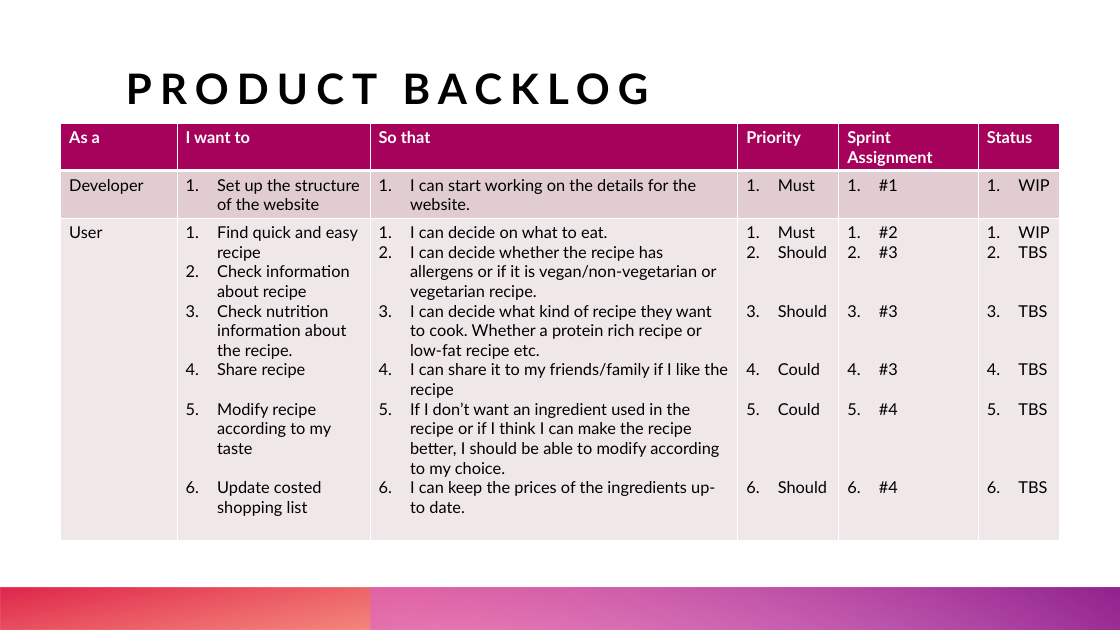
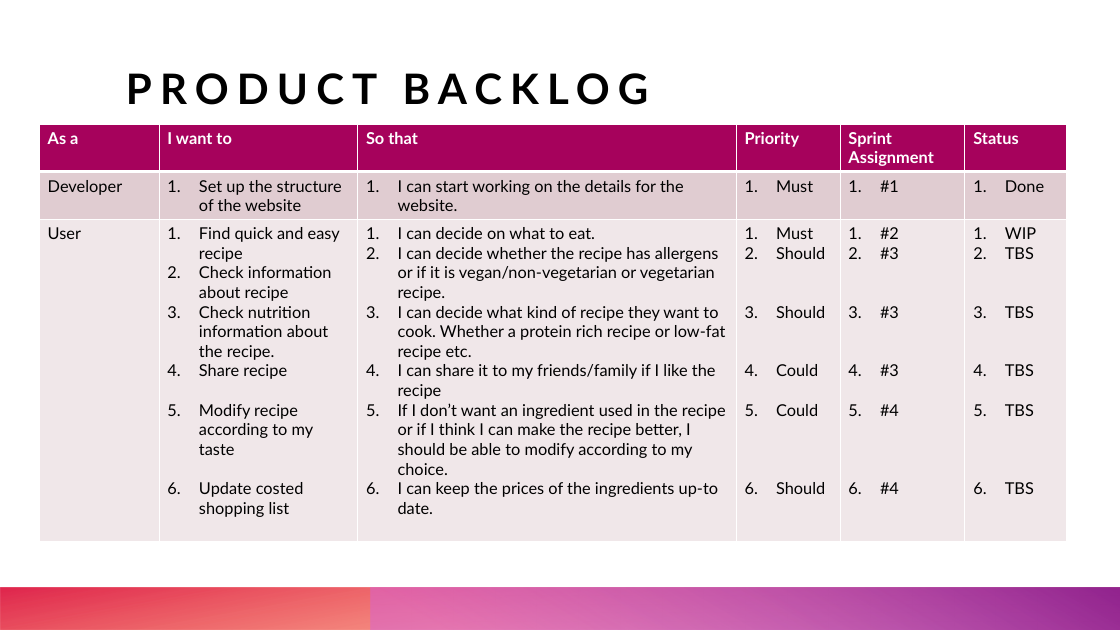
Before and after one commit to dabirrizvi/AgileSoftwareDevelopment, a slide deck: slide 14 of AGILE.pptx. Drawn at 1120x630 pixels with LibreOffice and Linux fonts; fonts in the diff are those of the drawing. Boxes give left, top, right and bottom in pixels: in the first picture for what was removed or moved away, otherwise in the second. Text is boxed around its words. In the diff, an @@ line names an element or a change of style, - is before the commit and + after.

```diff
--- a/AGILE.pptx
+++ b/AGILE.pptx
@@ table at box(39, 124, 1068, 542) @@
-row 2, column 6: WIP
+row 2, column 6: Done
@@ table: place and size @@
-table at box(60, 124, 1060, 560)
+table at box(39, 124, 1068, 542)
```
Also in this commit, not shown: 2 other slides changed, 1 slide removed.
